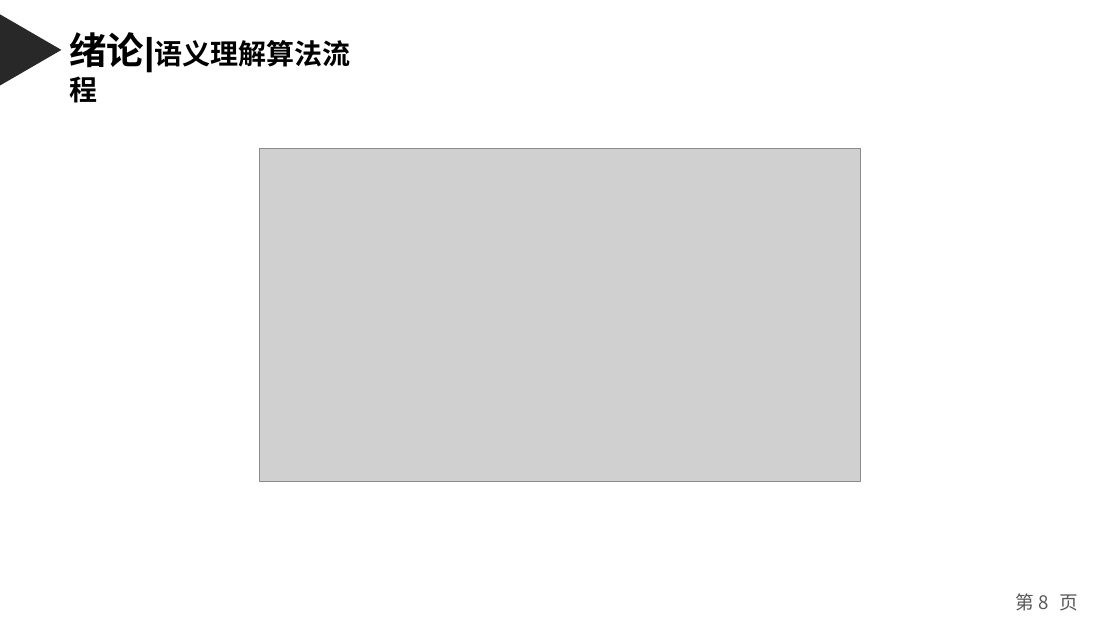
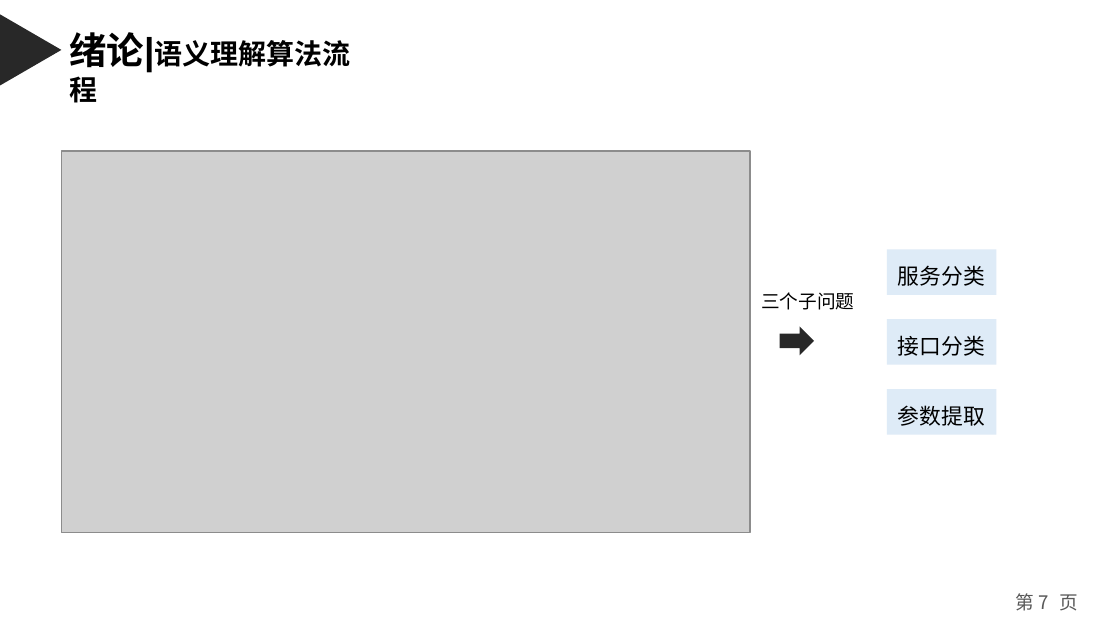
Before and after one commit to weixiao2333/zjuthesis-mphil, a slide deck: slide 7 of 硕士毕业论文答辩PPT.pptx (slide 8 before the commit). Drawn at 1120x630 pixels with LibreOffice and Linux fonts; fonts in the diff are those of the drawing; grey boxes stand for pictures. Boxes give left, top, right and bottom in pixels: in the first picture for what was removed or moved away, otherwise in the second. Text is boxed around its words. In the diff, an @@ line names an element or a change of style, - is before the commit and + after.

```diff
--- a/硕士毕业论文答辩PPT.pptx
+++ b/硕士毕业论文答辩PPT.pptx
@@ picture: place and size @@
-picture at box(260, 148, 861, 482)
+picture at box(62, 151, 750, 533)
@@ rectangle added at box(887, 250, 997, 296), fill #DEEBF7, 14 pt, text #000000 @@
+服务分类
@@ text added at box(761, 292, 854, 310), 12 pt, text #000000 @@
+三个子问题
@@ right arrow added at box(780, 326, 814, 355), fill #282828 @@
@@ rectangle added at box(887, 319, 997, 365), fill #DEEBF7, 14 pt, text #000000 @@
+接口分类
@@ rectangle added at box(887, 390, 997, 436), fill #DEEBF7, 14 pt, text #000000 @@
+参数提取
@@ page number at box(1016, 593, 1078, 611): text changed @@
-第 8 页
+第 7 页
```
Also in this commit, not shown: 28 other slides changed, 3 slides added, 13 slides removed.
